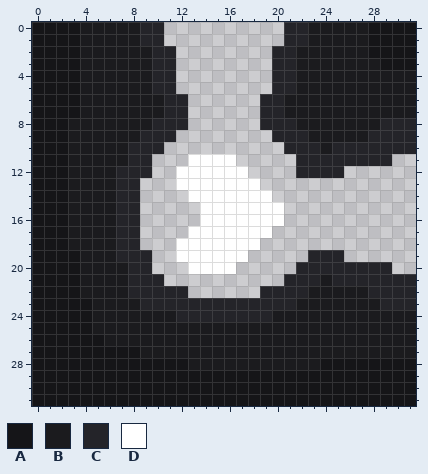
Pixel-art sprite -- assets/sprites/blocks/liquids/metalurgic-conduit-top-1.png. That is the earlier state.
The file is 32x32 pixels.
Palette (. is transparent): A #151518  B #1b1b1e  C #242429  D #ffffff
Pixels before, first column x 0:
 0 AAAABBBBBCC..........CCBBBBBAAAA
 1 AAAABBBBBCC..........CCBBBBBAAAA
 2 AAAABBBBBBCC........CCBBBBBBAAAA
 3 AAAABBBBBBCC........CCBBBBBBBAAA
 4 AAAABBBBBBCC........CCBBBBBBBBBB
 5 AAAABBBBBBCC........CCBBBBBBBBBB
 6 AAAABBBBBBBCC......CCBBBBBBBBBBB
 7 AAAABBBBBBBCC......CCBBBBBBBBBBB
 8 AAABBBBBBBCCC......CCCBBBBBBBCCC
 9 AAABBBBBBCCC........CCCBBBBBCCCC
10 AAABBBBBCCC..........CCCBCCCCCCC
11 AAABBBBBCC...DDDD.....CCCCCCCC..
12 AAABBBBCCC..DDDDDD....CCCC......
13 AAABBBBCC...DDDDDDD.............
14 AAABBBBCC....DDDDDDD............
15 AAABBBBCC.....DDDDDDD...........
16 AAABBBBCC.....DDDDDDD...........
17 AAABBBBCC....DDDDDDD............
18 AAABBBBCC...DDDDDDD.............
19 AAAABBBCCC..DDDDDD.....CCC......
20 AAAABBBBCC...DDDD.....CCCCCCCC..
21 AAAABBBBCCC..........CCCBCCCCCCC
22 AAAABBBBCCCCC......CCCCBBBBBCCCC
23 AAAAABBBBCCCCCCCCCCCCCBBBBBBBCCC
24 AAAAABBBBBBBCCCCCCCCBBBBBBBBBBBB
25 AAAAABBBBBBBBBBBBBBBBBBBBBBBBBBB
26 AAAAAABBBBBBBBBBBBBBBBBBBBBBBBBB
27 AAAAAAAAABBBBBBBBBBBBBBBBBBBBBBB
28 AAAAAAAAAAAAABBBBBBBBBBBAAAAAAAA
29 AAAAAAAAAAAAAAAAAAAAAAAAAAAAAAAA
30 AAAAAAAAAAAAAAAAAAAAAAAAAAAAAAAA
31 AAAAAAAAAAAAAAAAAAAAAAAAAAAAAAAA
New version:
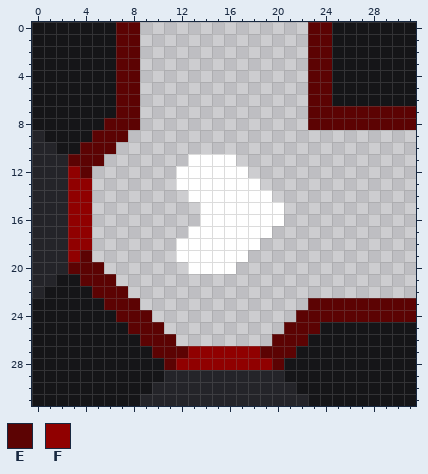
Colours new in this view: E #5c0303  F #900000
Diff:
{"y":0,"x":4,"old":"BBBBBCC","new":"AAAEE.."}
{"y":0,"x":21,"old":"CCBBBBB","new":"..EEAAA"}
{"y":1,"x":4,"old":"BBBBBCC","new":"AAAEE.."}
{"y":1,"x":21,"old":"CCBBBBB","new":"..EEAAA"}
{"y":2,"x":4,"old":"BBBBBBCC","new":"AAAEE..."}
{"y":2,"x":20,"old":"CCBBBBBB","new":"...EEAAA"}
{"y":3,"x":4,"old":"BBBBBBCC","new":"AAAEE..."}
{"y":3,"x":20,"old":"CCBBBBBBB","new":"...EEAAAA"}
{"y":4,"x":4,"old":"BBBBBBCC","new":"AAAEE..."}
{"y":4,"x":20,"old":"CCBBBBBBBBBB","new":"...EEAAAAAAA"}
{"y":5,"x":4,"old":"BBBBBBCC","new":"AAAEE..."}
{"y":5,"x":20,"old":"CCBBBBBBBBBB","new":"...EEAAAAAAA"}
{"y":6,"x":4,"old":"BBBBBBBCC","new":"AAAEE...."}
{"y":6,"x":19,"old":"CCBBBBBBBBBBB","new":"....EEAAAAAAA"}
{"y":7,"x":4,"old":"BBBBBBBCC","new":"AAAEE...."}
{"y":7,"x":19,"old":"CCBBBBBBBBBBB","new":"....EEEEEEEEE"}
{"y":8,"x":3,"old":"BBBBBBBCCC","new":"AAAEEE...."}
{"y":8,"x":19,"old":"CCCBBBBBBBCCC","new":"....EEEEEEEEE"}
{"y":9,"x":0,"old":"A","new":"C"}
{"y":9,"x":3,"old":"BBBBBBCCC","new":"AAEEE...."}
{"y":9,"x":20,"old":"CCCBBBBBCCCC","new":"............"}
{"y":10,"x":0,"old":"AA","new":"CC"}
{"y":10,"x":3,"old":"BBBBBCCC","new":"AEEE...."}
{"y":10,"x":21,"old":"CCCBCCCCCCC","new":"..........."}
{"y":11,"x":0,"old":"AAABBBBBCC","new":"CCCEEE...."}
{"y":11,"x":22,"old":"CCCCCCCC","new":"........"}
{"y":12,"x":0,"old":"AAABBBBCCC","new":"CCCFE....."}
{"y":12,"x":22,"old":"CCCC","new":"...."}
{"y":13,"x":0,"old":"AAABBBBCC","new":"CCCFF...."}
{"y":14,"x":0,"old":"AAABBBBCC","new":"CCCFF...."}
{"y":15,"x":0,"old":"AAABBBBCC","new":"CCCFF...."}
{"y":16,"x":0,"old":"AAABBBBCC","new":"CCCFF...."}
{"y":17,"x":0,"old":"AAABBBBCC","new":"CCCFF...."}
{"y":18,"x":0,"old":"AAABBBBCC","new":"CCCFF...."}
{"y":19,"x":0,"old":"AAAABBBCCC","new":"CCCFE....."}
{"y":19,"x":23,"old":"CCC","new":"..."}
{"y":20,"x":0,"old":"AAAABBBBCC","new":"CCCEEE...."}
{"y":20,"x":22,"old":"CCCCCCCC","new":"........"}
{"y":21,"x":0,"old":"AA","new":"CC"}
{"y":21,"x":4,"old":"BBBBCCC","new":"EEE...."}
{"y":21,"x":21,"old":"CCCBCCCCCCC","new":"..........."}
{"y":22,"x":0,"old":"A","new":"C"}
{"y":22,"x":4,"old":"BBBBCCCCC","new":"AEEE....."}
{"y":22,"x":19,"old":"CCCCBBBBBCCCC","new":"............."}
{"y":23,"x":5,"old":"BBBBCCCCCCCCCCCCCBBBBBBBCCC","new":"AEEE..............EEEEEEEEE"}
{"y":24,"x":5,"old":"BBBBBBBCCCCCCCCBBBBBBBBBBBB","new":"AAEEE............EEEEEEEEEE"}
{"y":25,"x":5,"old":"BBBBBBBBBBBBBBBBBBBBBBBBBBB","new":"AAAEEE..........EEEAAAAAAAA"}
{"y":26,"x":6,"old":"BBBBBBBBBBBBBBBBBBBBBBBBBB","new":"AAAEEE........EEEAAAAAAAAA"}
{"y":27,"x":9,"old":"BBBBBBBBBBBBBBBBBBBBBBB","new":"AEEEFFFFFFEEEAAAAAAAAAA"}
{"y":28,"x":11,"old":"AABBBBBBBBBBB","new":"EFFFFFFFFEAAA"}
{"y":29,"x":11,"old":"AAAAAAAAAA","new":"CCCCCCCCCC"}
{"y":30,"x":10,"old":"AAAAAAAAAAAA","new":"CCCCCCCCCCCC"}
{"y":31,"x":9,"old":"AAAAAAAAAAAAAA","new":"CCCCCCCCCCCCCC"}
{"label":"changed","picture_box":[32,22,416,406]}
